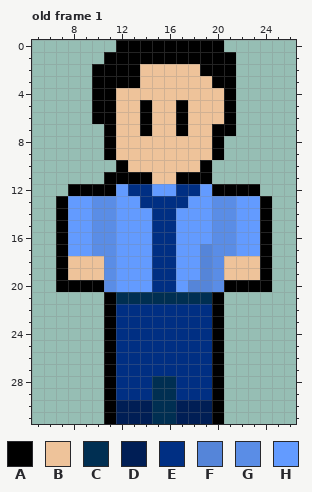
Pixel-art file, stored at Art/Aseprite/Junsang.aseprite. Above, as it was before the edit.
32x32 pixels, 23 frames. Shown: old frame 1: x 5..26, y 0..31. The commit also changed other frames, which this record leaves out.
Palette (. is transparent): A #000000  B #eec39a  C #002f52  D #001e55  E #002f83  F #5585d9  G #5a8de6  H #639bff
Pixels before, old frame 1, first column x 7:
 0 .....AAAAAAAAA....
 1 ....AAAAAAAAAAA...
 2 ...AAAABBBBBAAA...
 3 ...AAAABBBBBBAA...
 4 ...AABBBBBBBBBA...
 5 ...AABBABBABBBA...
 6 ...AABBABBABBBA...
 7 ....ABBABBABBAA...
 8 ....ABBBBBBBBA....
 9 ....ABBBBBBBBA....
10 .....ABBBBBBA.....
11 ....AAAABBAAA.....
12 .AAAAHEEHHEEHAAAA.
13 AHHGGHHEEEEHHGGHHA
14 AHHGGHHHEEHHHGGHHA
15 AHHGGHHHEEHHHGGHHA
16 AHHGGHHHEEHHHGGHHA
17 AHHGGHHHEEHHFGGHHA
18 ABBBGHHHEEHHFGBBBA
19 ABBBGHHHEEHHFGBBBA
20 AAAAGHHHEEHFFGAAAA
21 ....ACCCCCCCCA....
22 ....AEEEEEEEEA....
23 ....AEEEEEEEEA....
24 ....AEEEEEEEEA....
25 ....AEEEEEEEEA....
26 ....AEEEEEEEEA....
27 ....AEEEEEEEEA....
28 ....AEEECCEEEA....
29 ....AEEECCEEEA....
30 ....ADDDCCDDDA....
31 ....ADDDCCDDDA....
And afterwards:
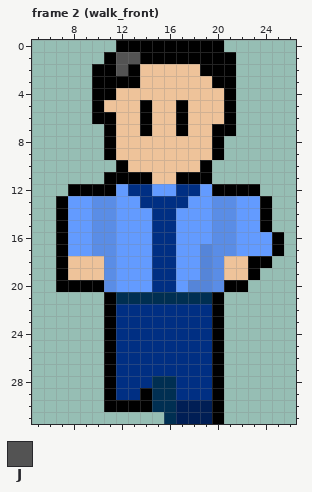
Colours new in this view: J #535353
A new or re-ordered frame is compared with the old frame closest to it.
Difference:
frames re-ordered
Changed rows in their new state; - is an unchanged pixel.
Frame 2 (walk_front) against old frame 1:
first column x 11:
 1 -JJ
 2 -J-
 5 B--
first column x 23:
16 -HA
17 -HA
18 A--
19 A.-
20 ..-
first column x 11:
29 ---A-
30 -AAA-
31 .....
